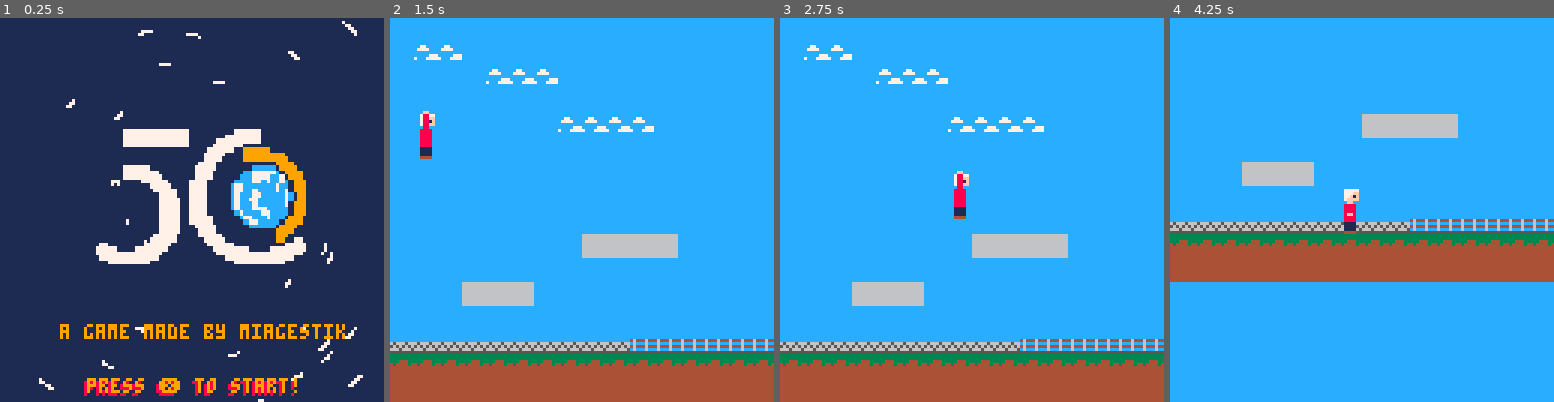
Above: before the commit, frames 1-4 (left to right).
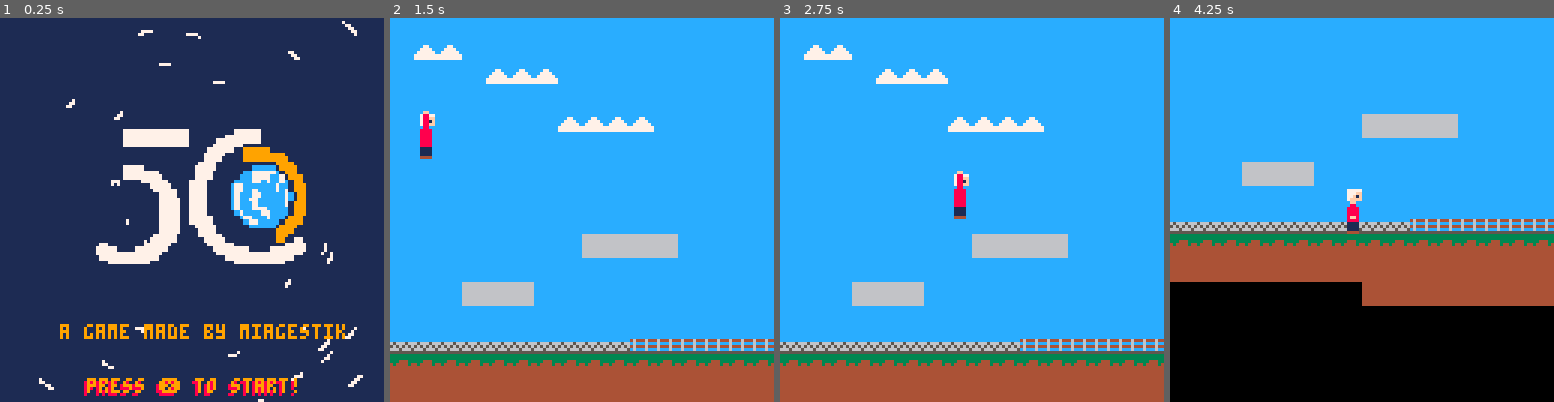
Above: after the commit, the same moments.

Repository: RemiFELIN/PICO8_SOPHIA_ANTIPOLIS
Game: PICO-8 cartridge miage.p8
Two runs of this game, one before a commit and one after it. Both use one fixed random seed, a clock stepped at 60 frames per second and the inputs below.
Inputs:
- Up to frame 1 (0.25 s): no input
- Up to frame 2 (1.5 s): tap X (X key) at 0.33, 1.07 s; tap O (Z key) at 0.7 s
- Up to frame 3 (2.75 s): hold Right 1.6-2.1 s; tap O (Z key) at 1.7, 2.1, 2.5 s; tap X (X key) at 1.85 s; hold Up 2.15-2.42 s; hold Right from 2.47 s (still down)
- Up to frame 4 (4.25 s): tap O (Z key) every 0.4 s from 2.9 to 4.1 s; tap X (X key) at 2.97, 4.08 s; release Right at 3.03 s; hold Left 3.08-3.58 s; hold Down 3.63-3.97 s; hold Right from 4.02 s (still down)

The runs differ from the first frame. In frame 1, less than 0.1% of the frame differs, in the area x 37-80%, y 38-43%; in frame 2, 1.0%; in frame 3, 1.0%; in frame 4, 31%, in the area x 0-100%, y 44-100%.

Commit message:
modification des sprites du player

Diff:
--- a/miage.p8
+++ b/miage.p8
@@ -477,23 +477,23 @@
 
 function player_animate()
   if player.jumping then
-    player.sp=7
+    player.sp=5
   elseif player.falling then
-    player.sp=8
+    player.sp=6
   elseif player.running then
     if time()-player.anim>.1 then
       player.anim=time()
       player.sp+=1
-      if player.sp>6 then
-        player.sp=3
+      if player.sp>3 then
+        player.sp=1
       end
     end
   else --player idle
     if time()-player.anim>.3 then
       player.anim=time()
       player.sp+=1
-      if player.sp>2 then
-        player.sp=1
+      if player.sp>1 then
+        player.sp=0
       end
     end
   end
@@ -689,35 +689,20 @@
 0000000000000000000404000000000000000000000000000004000000000000000000000000000000000000000000000000000000000000000000000000000003030100000000000000000000000000000000000000000000000000000000000000000000000000000000000000000000000000000000000000000000000000
 0000000000000000000000000000000000000000000000000000000000000000000000000000000000000000000000000000000000000000000000000000000000000000000000000000000000000000000000000000000000000000000000000000000000000000000000000000000000000000000000000000000000000000
 __map__
-4444444444444444444444444444444444444444444444444444444444444444444444444444444444444444444444444444444444440000000000000000000000000000000000000000000000000000000000000000000000000000000000000000000000000000000000000000000000000000000000000000000000000000
-4443434444444444444444444444444444444444444444444444444444444444444444444444444444444444444444444444444444440000000000000000000000000000000000000000000000000000000000000000000000000000000000000000000000000000000000000000000000000000000000000000000000000000
-4444444443434344444444444444444444444444444444444444444444444444444444444444444444444444444444444444444444440000000000000000000000000000000000000000000000000000000000000000000000000000000000000000000000000000000000000000000000000000000000000000000000000000
-4444444444444444444444444444444444444444444444444444444444444444444444444444444444444444444444444444444444440000000000000000000000000000000000000000000000000000000000000000000000000000000000000000000000000000000000000000000000000000000000000000000000000000
-4444444444444443434343444444444444444444444444444444444444444444444444444444444444444444444444444444444444440000000000000000000000000000000000000000000000000000000000000000000000000000000000000000000000000000000000000000000000000000000000000000000000000000
-4444444444444444444444444444444444444444444444444444444444444444444444444444444444444444444444444444444444440000000000000000000000000000000000000000000000000000000000000000000000000000000000000000000000000000000000000000000000000000000000000000000000000000
-4444444444444444444444444444444444444444444444444444444444444444444444444444444444444444444444444444444444440000000000000000000000000000000000000000000000000000000000000000000000000000000000000000000000000000000000000000000000000000000000000000000000000000
-4444444444444444444444444444444444444444444444444444444444444444444444444444444444444444444444444444444444440000000000000000000000000000000000000000000000000000000000000000000000000000000000000000000000000000000000000000000000000000000000000000000000000000
-4444444444444444444444444444444444444444444444444444444444444444444444444444444444444444444444444444444444440000000000000000000000000000000000000000000000000000000000000000000000000000000000000000000000000000000000000000000000000000000000000000000000000000
-4444444444444444424242424444444444444444444444444444444444444444444444444444444444444444444444444444444444440000000000000000000000000000000000000000000000000000000000000000000000000000000000000000000000000000000000000000000000000000000000000000000000000000
-4444444444444444444444444444444444444444444444444444444444444444444444444444444444444444444444444444444444440000000000000000000000000000000000000000000000000000000000000000000000000000000000000000000000000000000000000000000000000000000000000000000000000000
-4444444242424444444444444444444444444444444444444444444444444444444444444444444444444444444444444444444444440000000000000000000000000000000000000000000000000000000000000000000000000000000000000000000000000000000000000000000000000000000000000000000000000000
-4444444444444444444444444444444444444444444444444444444444444444444444444444444444444444444444444444444444440000000000000000000000000000000000000000000000000000000000000000000000000000000000000000000000000000000000000000000000000000000000000000000000000000
-5454545454545454545453535353535353535344444444444444444444444444444444444444444444444444444444444444444444440000000000000000000000000000000000000000000000000000000000000000000000000000000000000000000000000000000000000000000000000000000000000000000000000000
-4040404040404040404040404040404040404040444444444444444444444444444444444444444444444444444444444444444444440000000000000000000000000000000000000000000000000000000000000000000000000000000000000000000000000000000000000000000000000000000000000000000000000000
-4141414141414141414141414141414141414141444444444444444444444444444444444444444444444444444444444444444444440000000000000000000000000000000000000000000000000000000000000000000000000000000000000000000000000000000000000000000000000000000000000000000000000000
-4444444444444444444444444444444444444444444444444444444444444444444444444444444444444444444444444444444444440000000000000000000000000000000000000000000000000000000000000000000000000000000000000000000000000000000000000000000000000000000000000000000000000000
-4444444444444444444444444444444444444444444444444444444444444444444444444444444444444444444444444444444444440000000000000000000000000000000000000000000000000000000000000000000000000000000000000000000000000000000000000000000000000000000000000000000000000000
-4444444444444444444444444444444444444444444444444444444444444444444444444444444444444444444444444444444444440000000000000000000000000000000000000000000000000000000000000000000000000000000000000000000000000000000000000000000000000000000000000000000000000000
-4444444444444444444444444444444444444444444444444444444444444444444444444444444444444444444444444444444444440000000000000000000000000000000000000000000000000000000000000000000000000000000000000000000000000000000000000000000000000000000000000000000000000000
-4444444444444444444444444444444444444444444444444444444444444444444444444444444444444444444444444444444444440000000000000000000000000000000000000000000000000000000000000000000000000000000000000000000000000000000000000000000000000000000000000000000000000000
-4444444444444444444444444444444444444444444444444444444444444444444444444444444444444444444444444444444444440000000000000000000000000000000000000000000000000000000000000000000000000000000000000000000000000000000000000000000000000000000000000000000000000000
-4444444444444444444444444444444444444444444444444444444444444444444444444444444444444444444444444444444444440000000000000000000000000000000000000000000000000000000000000000000000000000000000000000000000000000000000000000000000000000000000000000000000000000
-4444444444444444444444444444444444444444444444444444444444444444444444444444444444444444444444444444444444440000000000000000000000000000000000000000000000000000000000000000000000000000000000000000000000000000000000000000000000000000000000000000000000000000
-4444444444444444444444444444444444444444444444444444444444444444444444444444444444444444444444444444444444440000000000000000000000000000000000000000000000000000000000000000000000000000000000000000000000000000000000000000000000000000000000000000000000000000
-4444444444444444444444444444444444444444444444444444444444444444444444444444444444444444444444444444444444440000000000000000000000000000000000000000000000000000000000000000000000000000000000000000000000000000000000000000000000000000000000000000000000000000
-4444444444444444444444444444444444444444444444444444444444444444444444444444444444444444444444444444444444440000000000000000000000000000000000000000000000000000000000000000000000000000000000000000000000000000000000000000000000000000000000000000000000000000
-4444444444444444444444444444444444444444444444444444444444444444444444444444444444444444444444444444444444440000000000000000000000000000000000000000000000000000000000000000000000000000000000000000000000000000000000000000000000000000000000000000000000000000
-4444444444444444444444444444444444444444444444444444444444444444444444444444444444444444444444444444444444440000000000000000000000000000000000000000000000000000000000000000000000000000000000000000000000000000000000000000000000000000000000000000000000000000
-4444444444444444444444444444444444444444444444444444444444444444444444444444444444444444444444444444444444440000000000000000000000000000000000000000000000000000000000000000000000000000000000000000000000000000000000000000000000000000000000000000000000000000
-4444444444444444444444444444444444444444444444444444444444444444444444444444444444444444444444444444444444440000000000000000000000000000000000000000000000000000000000000000000000000000000000000000000000000000000000000000000000000000000000000000000000000000
-4444444444444444444444444444444444444444444444444444444444444444444444444444444444444444444444444444444444440000000000000000000000000000000000000000000000000000000000000000000000000000000000000000000000000000000000000000000000000000000000000000000000000000
+4444444444444444444444444444444444444444444400000000000000000000000000000000000000000000000000000000000000000000000000000000000000000000000000000000000000000000000000000000000000000000000000000000000000000000000000000000000000000000000000000000000000000000
+4443434444444444444444444444444444444444444400000000000000000000000000000000000000000000000000000000000000000000000000000000000000000000000000000000000000000000000000000000000000000000000000000000000000000000000000000000000000000000000000000000000000000000
+4444444443434344444444444444444444444444444400000000000000000000000000000000000000000000000000000000000000000000000000000000000000000000000000000000000000000000000000000000000000000000000000000000000000000000000000000000000000000000000000000000000000000000
+4444444444444444444444444444444444444444444400000000000000000000000000000000000000000000000000000000000000000000000000000000000000000000000000000000000000000000000000000000000000000000000000000000000000000000000000000000000000000000000000000000000000000000
+4444444444444443434343444444444444444444444400000000000000000000000000000000000000000000000000000000000000000000000000000000000000000000000000000000000000000000000000000000000000000000000000000000000000000000000000000000000000000000000000000000000000000000
+4444444444444444444444444444444444444444444400000000000000000000000000000000000000000000000000000000000000000000000000000000000000000000000000000000000000000000000000000000000000000000000000000000000000000000000000000000000000000000000000000000000000000000
+4444444444444444444444444444444444444444444444000000000000000000000000000000000000000000000000000000000000000000000000000000000000000000000000000000000000000000000000000000000000000000000000000000000000000000000000000000000000000000000000000000000000000000
+4444444444444444444444444444444444444444444400440000000000000000000000000000000000000000000000000000000000000000000000000000000000000000000000000000000000000000000000000000000000000000000000000000000000000000000000000000000000000000000000000000000000000000
+4444444444444444444444444444444444444444444400004400000000000000000000000000000000000000000000000000000000000000000000000000000000000000000000000000000000000000000000000000000000000000000000000000000000000000000000000000000000000000000000000000000000000000
+4444444444444444424242424444444444444444444400000000000000000000000000000000000000000000000000000000000000000000000000000000000000000000000000000000000000000000000000000000000000000000000000000000000000000000000000000000000000000000000000000000000000000000
+4444444444444444444444444444444444444444444500000000000000000000000000000000000000000000000000000000000000000000000000000000000000000000000000000000000000000000000000000000000000000000000000000000000000000000000000000000000000000000000000000000000000000000
+4444444242424444444444444444444444444444444400000000000000000000000000000000000000000000000000000000000000000000000000000000000000000000000000000000000000000000000000000000000000000000000000000000000000000000000000000000000000000000000000000000000000000000
+4444444444444444444444444444444444444444444400000000000000000000000000000000000000000000000000000000000000000000000000000000000000000000000000000000000000000000000000000000000000000000000000000000000000000000000000000000000000000000000000000000000000000000
+5454545454545454545453535353535353535353444400000000000000000000000000000000000000000000000000000000000000000000000000000000000000000000000000000000000000000000000000000000000000000000000000000000000000000000000000000000000000000000000000000000000000000000
+4040404040404040404040404040404040404040004500000000000000000000000000000000000000000000000000000000000000000000000000000000000000000000000000000000000000000000000000000000000000000000000000000000000000000000000000000000000000000000000000000000000000000000
+4141414141414141414141414141414141414141000000000000000000000000000000000000000000000000000000000000000000000000000000000000000000000000000000000000000000000000000000000000000000000000000000000000000000000000000000000000000000000000000000000000000000000000
+0000000000000000414141414141414141414141000000000000000000000000000000000000000000000000000000000000000000000000000000000000000000000000000000000000000000000000000000000000000000000000000000000000000000000000000000000000000000000000000000000000000000000000
Not shown, changed: 24 lines of the sprite sheet (__gfx__) section of miage.p8
